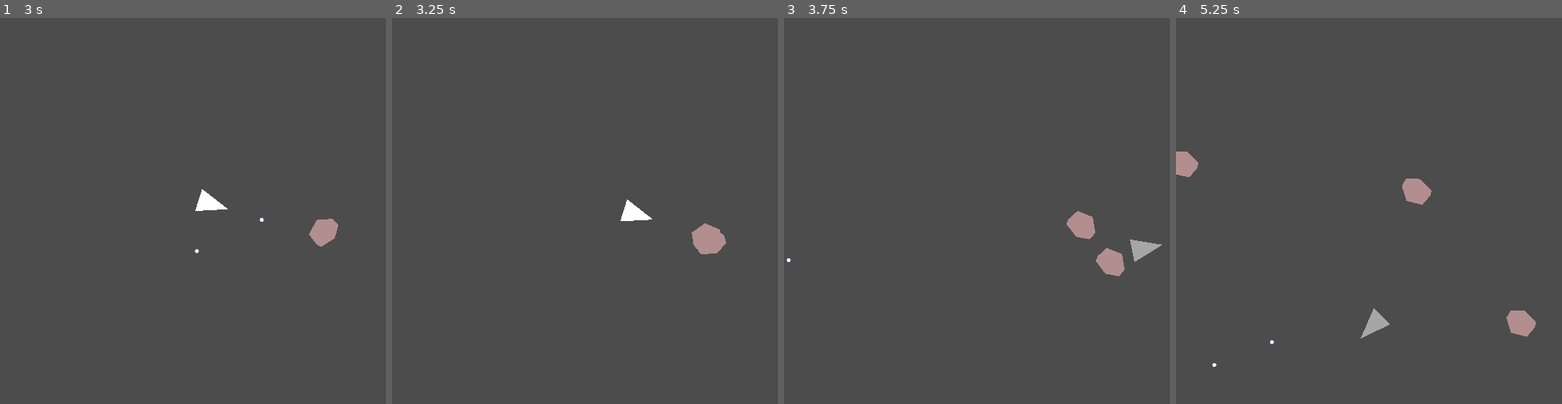
Above: before the commit, frames 1-4 (left to right).
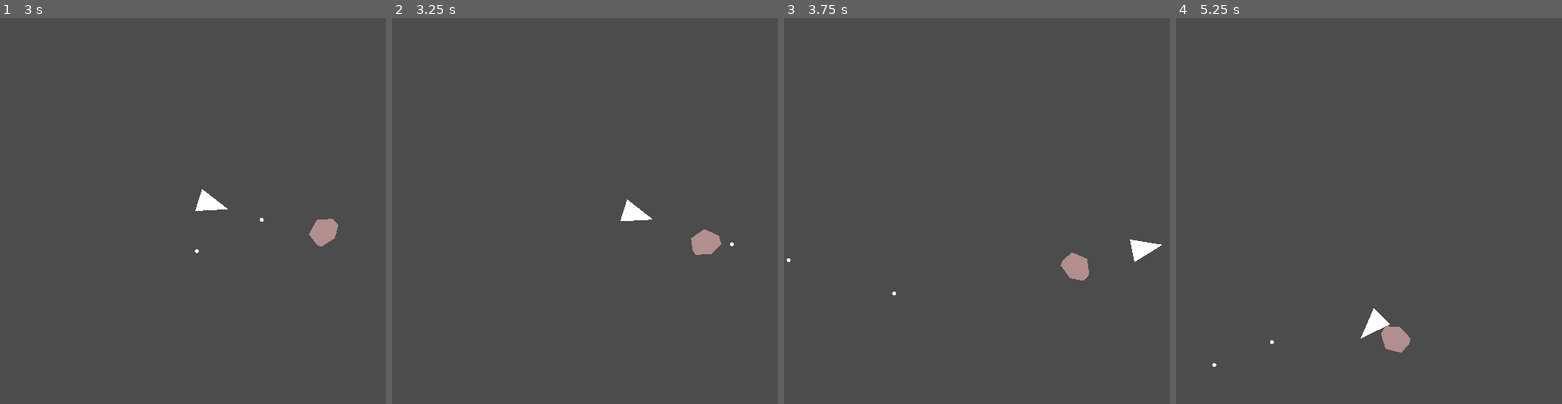
Above: after the commit, the same moments.

Repository: leddkire/godot-asteroids
Game: Godot game, scene res://test/OneShipOneAsteroid.tscn
Same seed, same stepped clock (60 frames per second), same inputs: the game is played once before the commit and once after it. This scene is started directly instead of the project's main scene.
Inputs (mouse positions are in pixels of both pictures, inside the frame that each line leads up to):
- Up to frame 1 (3 s): move the mouse to (277, 191) at 0.52 s; hold Right (move_right) 0.53-1.28 s; hold Space (shoot_projectile) 0.53-1.28 s; click (277, 191) at 0.67 s; move the mouse to (115, 230) at 1.27 s; hold Left (move_left) 1.28-2.03 s; tap Space (shoot_projectile) at 1.35, 2.85 s; move the mouse to (231, 126) at 2.02 s; hold Right (move_right) 2.03-2.78 s; hold Space (shoot_projectile) 2.03-2.78 s; move the mouse to (173, 288) at 2.77 s; hold Up (move_up) from 2.78 s (still down); click (173, 288) at 2.92 s
- Up to frame 2 (3.25 s): keep holding Up (move_up)
- Up to frame 3 (3.75 s): move the mouse to (1092, 268) at 3.52 s; release Up (move_up) at 3.53 s; hold Left (move_left) from 3.53 s (still down); hold Space (shoot_projectile) from 3.53 s (still down)
- Up to frame 4 (5.25 s): keep holding Left (move_left); move the mouse to (1253, 153) at 4.27 s; release Space (shoot_projectile) at 4.28 s; tap Space (shoot_projectile) at 4.35 s; move the mouse to (1388, 211) at 5.02 s; hold Space (shoot_projectile) from 5.03 s (still down); click (1388, 211) at 5.17 s

Frame 1 is identical in both runs. In frame 2, 0.2% of the frame differs, in the area x 77-89%, y 53-62%; in frame 3, 1.4%; in frame 4, 1.7%, in the area x 0-94%, y 34-87%.

Commit message:
Add Asteroid domain object
- This object will coordinate the screen instances and communicate with other domain objects

Diff:
--- a/asteroids/Asteroid.gd
+++ b/asteroids/Asteroid.gd
@@ -1,4 +1,4 @@
-extends RigidBody2D
+extends Node
 class_name Asteroid
 
 var screen_id
@@ -6,32 +6,45 @@
 
 onready var splitting_rule_resource = load("res://rules/splitting/AsteroidSplittingRule.gd")
 var splitting_rule: AsteroidSplittingRule
+var screenwrap_rule: EntityScreenWrapRule
+var asteroid_instances = []
 
 func _ready():
-    self.custom_integrator = false
-    add_to_group(GroupConstants.DRIFTS)
-    self.splitting_rule = splitting_rule_resource.new()
+    AsteroidConfiguration.autowire(self)
+    assert(splitting_rule != null)
+    assert(screenwrap_rule != null)
+    for child in get_children():
+        asteroid_instances.push_front(child)
 
-func initialize(initial_size):
+func initialize(initial_position: Vector2, initial_size: String):
+    self.size = initial_size
+    self.screen_id = EntityCensus.issue_new_id()
+
+    for instance in asteroid_instances:
+        instance.screen_id = self.screen_id
+        EntityCensus.add_entity_to_census(instance)
+
+    $initial_center_instance.set_new_position(initial_position)
+
+    var surrounding_instances = asteroid_instances.duplicate(true)
+    surrounding_instances.erase($initial_center_instance)
+    screenwrap_rule.reposition_around($initial_center_instance, surrounding_instances)
+
     print_debug("Initialized new asteroid: " + self.name + " with size: " + size)
 
 func set_new_position(pos: Vector2):
-    var current_velocity = self.linear_velocity
-    # The empty _integrate_forces method ensures that the body doesn't move
-    self.custom_integrator = true
-    self.global_transform.origin = pos
-    self.linear_velocity = current_velocity
-    self.custom_integrator = false # Restore physics processing on body
-
-func _integrate_forces(state):
-    # Empty because we want the body to stop moving.
+    printerr("Not implemented")
     pass
 
 func pulverize():
-    queue_free()
+    printerr("Not implemented")
+    pass
 
-func can_be_split() -> bool:
-    return splitting_rule.can_be_split(self)
+func can_be_split():
+    printerr("Not implemented")
+    pass
+    #return splitting_rule.can_be_split(self)
 
 func split():
-    return splitting_rule.split(self)
+    pass
+    #return splitting_rule.split(self)
--- a/asteroids/Asteroid.tscn
+++ b/asteroids/Asteroid.tscn
@@ -1,26 +1,25 @@
-[gd_scene load_steps=2 format=2]
+[gd_scene load_steps=3 format=2]
 
-[ext_resource path="res://asteroids/Asteroid.gd" type="Script" id=1]
+[ext_resource path="res://asteroids/AsteroidScreenInstance.tscn" type="PackedScene" id=1]
+[ext_resource path="res://asteroids/Asteroid.gd" type="Script" id=2]
 
-[node name="Asteroid" type="RigidBody2D"]
-collision_layer = 4
-gravity_scale = 0.0
-linear_velocity = Vector2( -60, 60 )
-linear_damp = 0.0
-angular_velocity = 2.0
-angular_damp = 0.0
-script = ExtResource( 1 )
-__meta__ = {
-"_edit_lock_": true
-}
+[node name="Asteroid" type="Node"]
+script = ExtResource( 2 )
 
-[node name="CollisionPolygon2D" type="CollisionPolygon2D" parent="."]
-polygon = PoolVector2Array( -15, 10, -20, -5, -5, -20, 15, -15, 20, -5, 10, 10, -10, 15 )
-__meta__ = {
-"_edit_lock_": true
-}
+[node name="initial_center_instance" parent="." instance=ExtResource( 1 )]
 
-[node name="Polygon2D" type="Polygon2D" parent="."]
-scale = Vector2( 4.30614, 4.54412 )
-color = Color( 0.698039, 0.556863, 0.556863, 1 )
-polygon = PoolVector2Array( -2.32227, 3.30097, 2.32227, 2.20065, 4.64453, -1.10032, 3.4834, -3.30097, -1.16113, -4.40129, -4.64453, -1.10032, -3.4834, 2.20065 )
+[node name="Asteroid2" parent="." instance=ExtResource( 1 )]
+
+[node name="Asteroid3" parent="." instance=ExtResource( 1 )]
+
+[node name="Asteroid4" parent="." instance=ExtResource( 1 )]
+
+[node name="Asteroid5" parent="." instance=ExtResource( 1 )]
+
+[node name="Asteroid6" parent="." instance=ExtResource( 1 )]
+
+[node name="Asteroid7" parent="." instance=ExtResource( 1 )]
+
+[node name="Asteroid8" parent="." instance=ExtResource( 1 )]
+
+[node name="Asteroid9" parent="." instance=ExtResource( 1 )]
--- /dev/null
+++ b/asteroids/AsteroidConfiguration.gd
@@ -0,0 +1,8 @@
+extends Node
+
+onready var splitting_rule = preload("res://rules/splitting/AsteroidSplittingRule.gd").new()
+onready var screenwrap_rule = preload("res://rules/screen_wrap/EntityScreenWrapRule.gd").new()
+
+func autowire(asteroid):
+    asteroid.splitting_rule = splitting_rule
+    asteroid.screenwrap_rule = screenwrap_rule
--- /dev/null
+++ b/asteroids/AsteroidScreenInstance.gd
@@ -0,0 +1,35 @@
+extends RigidBody2D
+class_name AsteroidScreenInstance
+
+var screen_id
+onready var splitting_rule_resource = load("res://rules/splitting/AsteroidSplittingRule.gd")
+var splitting_rule: AsteroidSplittingRule
+
+func _ready():
+    self.custom_integrator = false
+    add_to_group(GroupConstants.DRIFTS)
+    self.splitting_rule = splitting_rule_resource.new()
+
+func initialize(initial_size):
+        print_debug("Initialized new asteroid screen instance: " + self.name)
+
+func set_new_position(pos: Vector2):
+    var current_velocity = self.linear_velocity
+    # The empty _integrate_forces method ensures that the body doesn't move
+    self.custom_integrator = true
+    self.global_transform.origin = pos
+    self.linear_velocity = current_velocity
+    self.custom_integrator = false # Restore physics processing on body
+
+func _integrate_forces(state):
+    # Empty because we want the body to stop moving.
+    pass
+
+func pulverize():
+    queue_free()
+
+func can_be_split() -> bool:
+    return splitting_rule.can_be_split(self)
+
+func split():
+    return splitting_rule.split(self)
--- /dev/null
+++ b/asteroids/AsteroidScreenInstance.tscn
@@ -0,0 +1,26 @@
+[gd_scene load_steps=2 format=2]
+
+[ext_resource path="res://asteroids/AsteroidScreenInstance.gd" type="Script" id=1]
+
+[node name="AsteroidScreenInstance" type="RigidBody2D"]
+collision_layer = 4
+gravity_scale = 0.0
+linear_velocity = Vector2( -60, 60 )
+linear_damp = 0.0
+angular_velocity = 2.0
+angular_damp = 0.0
+script = ExtResource( 1 )
+__meta__ = {
+"_edit_lock_": true
+}
+
+[node name="CollisionPolygon2D" type="CollisionPolygon2D" parent="."]
+polygon = PoolVector2Array( -15, 10, -20, -5, -5, -20, 15, -15, 20, -5, 10, 10, -10, 15 )
+__meta__ = {
+"_edit_lock_": true
+}
+
+[node name="Polygon2D" type="Polygon2D" parent="."]
+scale = Vector2( 4.30614, 4.54412 )
+color = Color( 0.698039, 0.556863, 0.556863, 1 )
+polygon = PoolVector2Array( -2.32227, 3.30097, 2.32227, 2.20065, 4.64453, -1.10032, 3.4834, -3.30097, -1.16113, -4.40129, -4.64453, -1.10032, -3.4834, 2.20065 )
--- a/project.godot
+++ b/project.godot
@@ -9,7 +9,7 @@
 config_version=4
 
 _global_script_classes=[ {
-"base": "RigidBody2D",
+"base": "Node",
 "class": "Asteroid",
 "language": "GDScript",
 "path": "res://asteroids/Asteroid.gd"
@@ -68,6 +68,7 @@
 EntityCensus="*res://screen/EntityCensus.gd"
 ShipAntenna="*res://antennas/ShipAntenna.gd"
 PlayerLives="*res://lives/player/PlayerLives.gd"
+AsteroidConfiguration="*res://asteroids/AsteroidConfiguration.gd"
 
 [display]
 
--- a/test/OneShipOneAsteroid.gd
+++ b/test/OneShipOneAsteroid.gd
@@ -7,7 +7,7 @@
     var entity_screen_wrap_rule : EntityScreenWrapRule = load("res://rules/screen_wrap/EntityScreenWrapRule.gd").new()
     add_child(create_ship_position_controller(entity_screen_wrap_rule))
     spawn_ship(entity_screen_wrap_rule)
-    spawn_asteroids(entity_screen_wrap_rule)
+    spawn_asteroids()
 
 func create_ship_position_controller(wrap_rule: EntityScreenWrapRule):
     var edges : Array = get_tree().get_nodes_in_group("edges")
@@ -25,17 +25,12 @@
     ships = generate_screen_wrap_objects(shipScene, sides_and_corners_of_screen, central_ship.screen_id)
     wrap_rule.reposition_around(central_ship,ships)
 
-
-func spawn_asteroids(entity_screen_wrap_rule):
+func spawn_asteroids():
+    #Fixme: Refactor into Asteroid Factory
     var asteroid_scene = load("res://asteroids/Asteroid.tscn")
-    var center_asteroid = asteroid_scene.instance()
-    center_asteroid.position = Vector2(100,100) # Position should be random
-    add_child(center_asteroid)
-    center_asteroid.size = "L"
-    center_asteroid.screen_id = EntityCensus.issue_new_id()
-    EntityCensus.add_entity_to_census(center_asteroid)
-    var surrounding_asteroids = generate_asteroid_screen_wrap_objects(asteroid_scene, 8, center_asteroid.screen_id)
-    entity_screen_wrap_rule.reposition_around(center_asteroid, surrounding_asteroids)
+    var asteroid = asteroid_scene.instance()
+    add_child(asteroid)
+    asteroid.initialize(Vector2(100,100), "L")
 
 func generate_asteroid_screen_wrap_objects(scene, amount_to_instance, screen_id):
     var objects = []
--- a/test/OneShipOneAsteroid.tscn
+++ b/test/OneShipOneAsteroid.tscn
@@ -23,9 +23,7 @@
 [node name="OneShipOneAsteroid" type="Node2D"]
 script = ExtResource( 1 )
 
-[node name="ship" parent="." groups=[
-"ships",
-] instance=ExtResource( 2 )]
+[node name="ship" parent="." instance=ExtResource( 2 )]
 position = Vector2( 255, 235 )
 
 [node name="south_edge" parent="." instance=ExtResource( 3 )]
